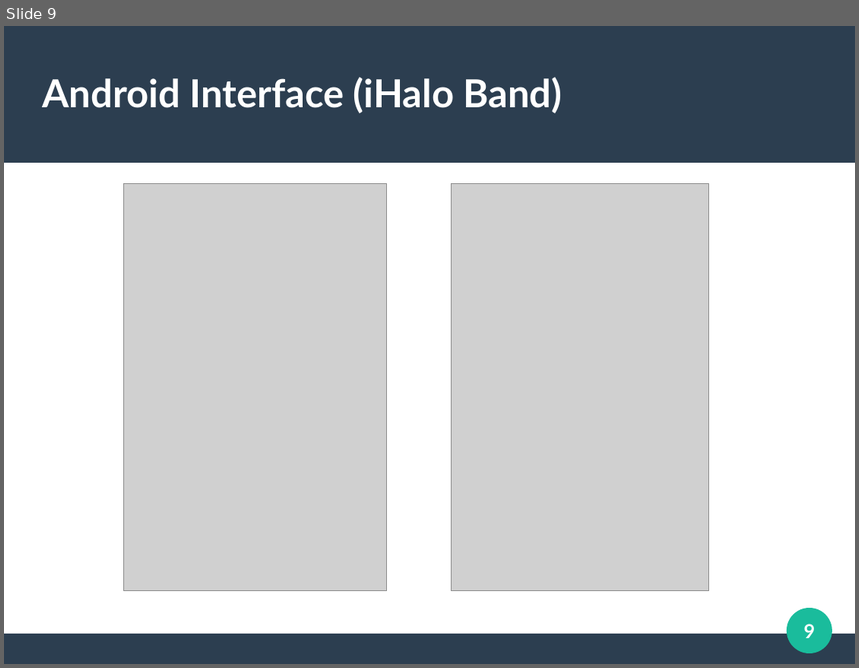
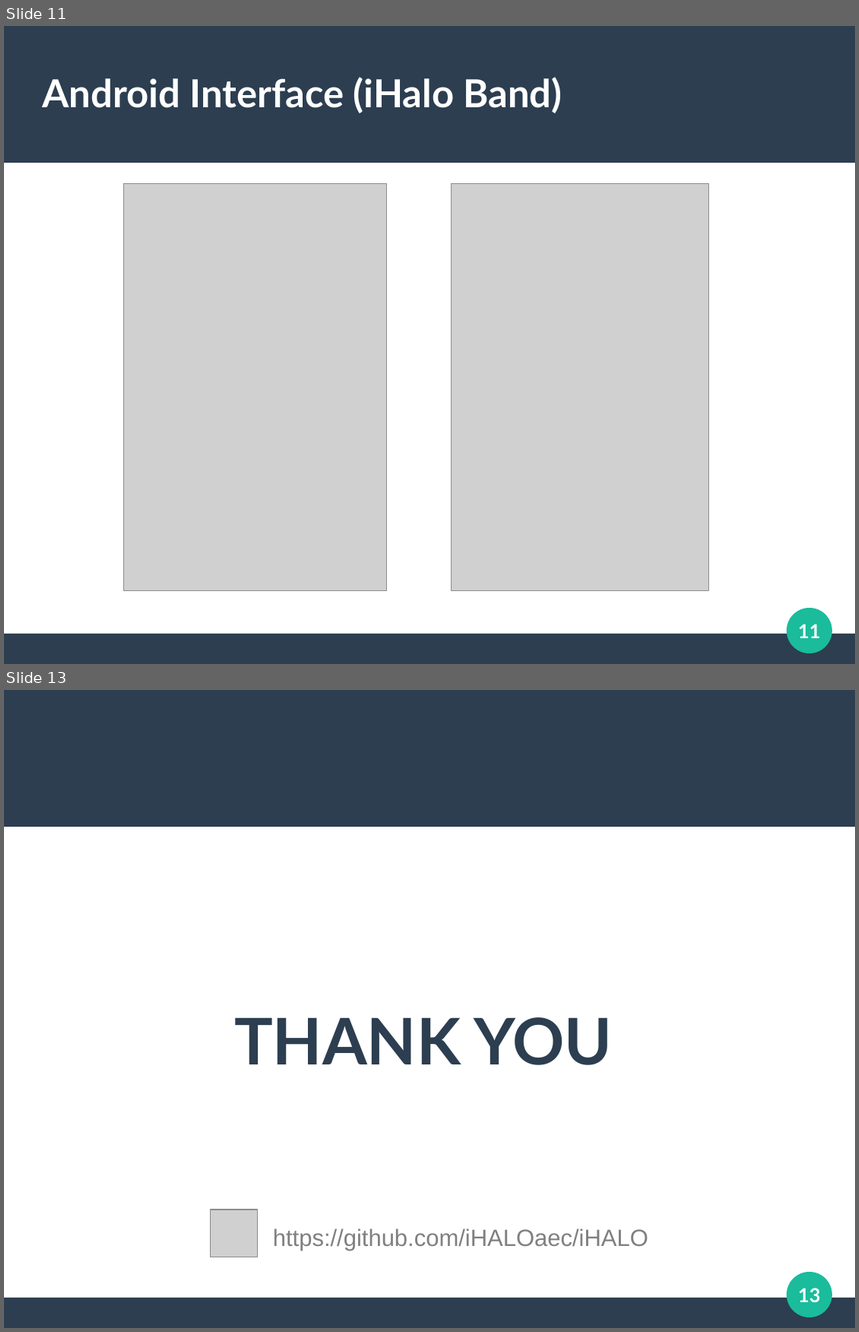
Before and after one commit to iHALOaec/iHALO, a slide deck: docs/iHalo.odp. Shown one above the other, each under a label of ours: slide 9 before the commit, slides 11 and 13 after it; the slides between them are not shown. The pictures are 859x668 and 859x1332 pixels, drawn with LibreOffice and Linux fonts; fonts in the diff are those of the drawing; grey boxes stand for pictures. Boxes give left, top, right and bottom in pixels: in the first picture for what was removed or moved away, otherwise in the second. Text is boxed around its words. In the diff, an @@ line names an element or a change of style, - is before the commit and + after.

```diff
--- a/docs/iHalo.odp
+++ b/docs/iHalo.odp
@@ slide 13 added at [4,690,855,1328], background #FFFFFF; not listed: 3 template elements that a slide beside it also shows @@
@@ subtitle added at [234,1018,613,1065], 60 pt, text #2C3E50, bold @@
+THANK YOU
@@ picture added at [211,1210,258,1257] @@
@@ text added at [273,1229,648,1251], 22 pt, text #808080 @@
+https://github.com/iHALOaec/iHALO
@@ page number added at [798,1288,820,1303], 18 pt, text #FFFFFF, bold @@
+13
@@ what was slide 9 is now slide 11 @@
@@ page number at [798,624,820,639]: text changed @@
-9
+11
```
Also in this commit, not shown: 2 slides changed, 3 other slides added, 1 slide removed, 1 other file.
